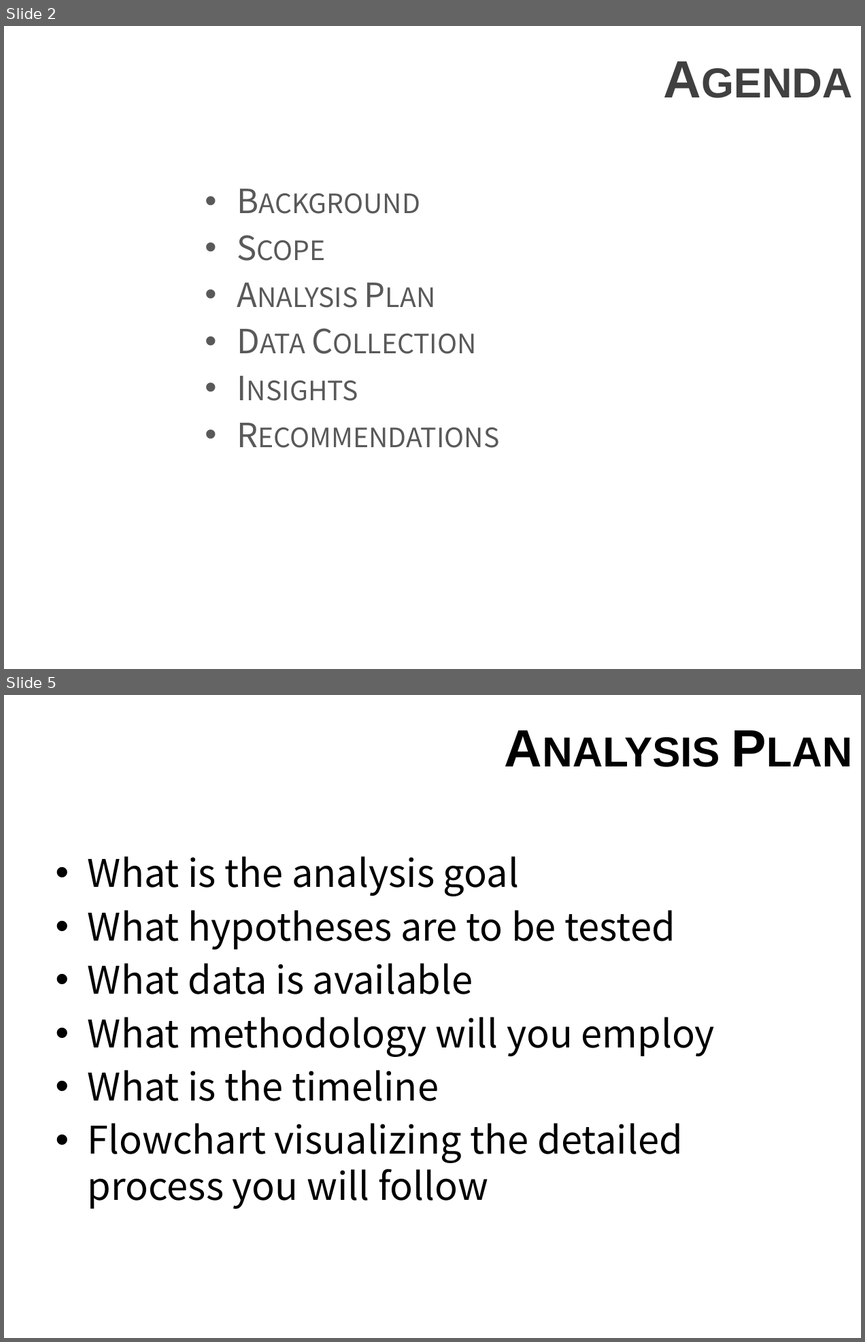
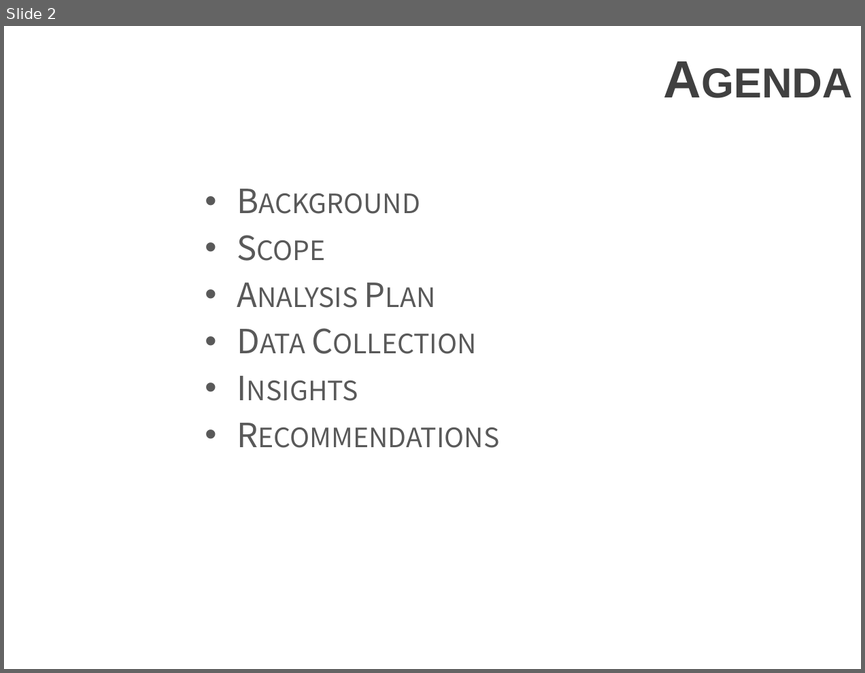
Before and after one commit to rjmclain1/DA1018UTA, a slide deck: C5T1_CreditOne.pptx. Shown one above the other, each under a label of ours: slides 2 and 5 before the commit, slide 2 after it; the slides between them are not shown. The pictures are 865x1342 and 865x673 pixels, drawn with LibreOffice and Linux fonts; fonts in the diff are those of the drawing; background and template pictures are left out. Boxes give left, top, right and bottom in pixels: in the first picture for what was removed or moved away, otherwise in the second. Text is boxed around its words. In the diff, an @@ line names an element or a change of style, - is before the commit and + after.

```diff
--- a/C5T1_CreditOne.pptx
+++ b/C5T1_CreditOne.pptx
@@ slide 5 removed at [4,695,861,1338], background picture (left out) @@
@@ text removed at [88,856,715,1208] @@
-• What is the analysis goal
-• What hypotheses are to be tested
-• What data is available
-• What methodology will you employ
-• What is the timeline
-• Flowchart visualizing the detailed process you will follow
@@ title removed at [292,856,434,896] @@
-Analysis Plan
```
Also in this commit, not shown: 1 slide changed, 6 slides added, 4 other slides removed.
